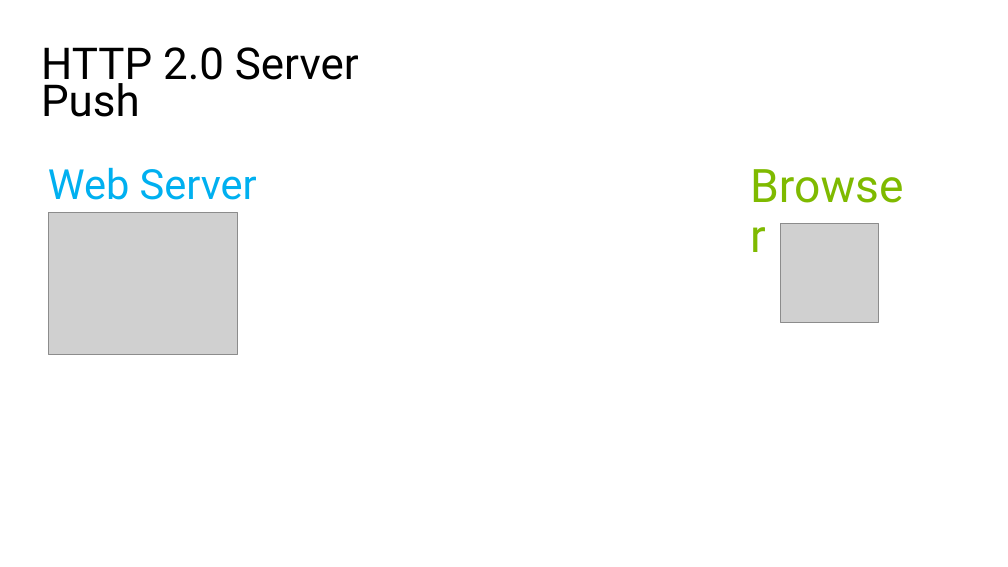
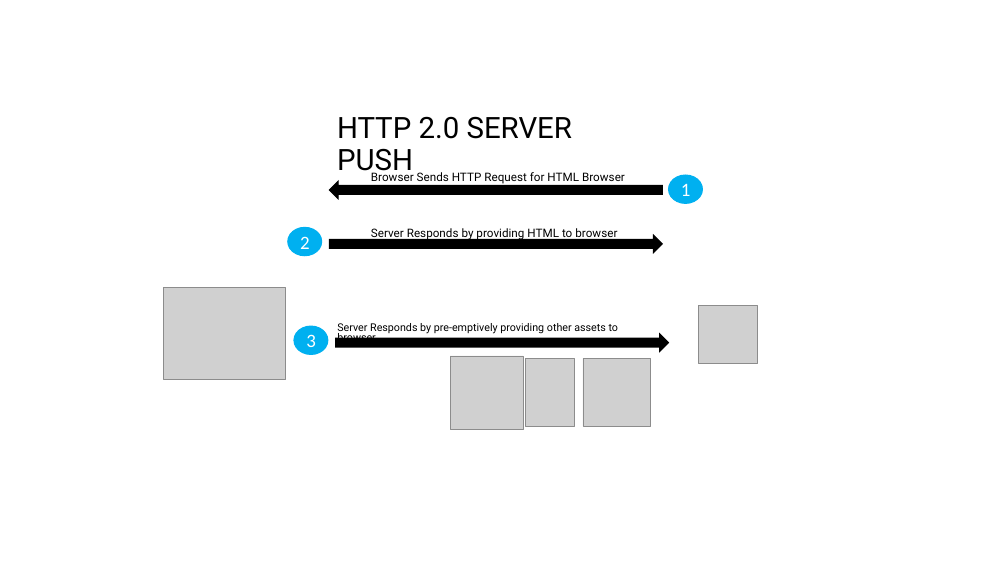
Before and after one commit to lironly/blog-posts, a slide deck: slide 2 of HTTP2 Server Push/logo template.pptx. Drawn at 1008x567 pixels with LibreOffice and Linux fonts; fonts in the diff are those of the drawing; grey boxes stand for pictures. Boxes give left, top, right and bottom in pixels: in the first picture for what was removed or moved away, otherwise in the second. Text is boxed around its words. In the diff, an @@ line names an element or a change of style, - is before the commit and + after.

Commit message:
-Updated image template

```diff
--- a/HTTP2 Server Push/logo template.pptx
+++ b/HTTP2 Server Push/logo template.pptx
@@ text at [337, 116, 572, 177]: text changed; size 41.9 to 28 pt @@
-HTTP 2.0 Server Push
+HTTP 2.0 SERVER PUSH
@@ text removed at [48, 167, 257, 200] @@
-Web Server
@@ text added at [371, 172, 625, 184], 11.1 pt, text #000000 @@
+Browser Sends HTTP Request for HTML Browser
@@ ellipse added at [668, 175, 702, 204], fill #00B0F0, outline #00B0F0 1 pt, 18 pt, text #FFFFFF @@
+1
@@ text removed at [743, 159, 917, 212] @@
-Browser
@@ right arrow added at [330, 181, 662, 199], fill #000000, outline #000000 1 pt @@
@@ ellipse added at [288, 228, 322, 256], fill #00B0F0, outline #00B0F0 1 pt, 18 pt, text #FFFFFF @@
+2
@@ right arrow added at [330, 235, 662, 253], fill #000000, outline #000000 1 pt @@
@@ text added at [371, 228, 617, 241], 11.1 pt, text #000000 @@
+Server Responds by providing HTML to browser
@@ picture: place and size @@
-picture at [48, 212, 237, 355]
+picture at [164, 288, 287, 380]
@@ ellipse added at [294, 326, 328, 355], fill #00B0F0, outline #00B0F0 1 pt, 18 pt, text #FFFFFF @@
+3
@@ text added at [337, 323, 619, 344], 10.2 pt, text #000000 @@
+Server Responds by pre-emptively providing other assets to browser
@@ picture: place and size @@
-picture at [780, 224, 879, 322]
+picture at [699, 305, 758, 364]
@@ right arrow added at [336, 334, 668, 352], fill #000000, outline #000000 1 pt @@
@@ picture added at [451, 356, 524, 430] @@
@@ picture added at [526, 358, 575, 426] @@
@@ picture added at [583, 358, 651, 426] @@
```
